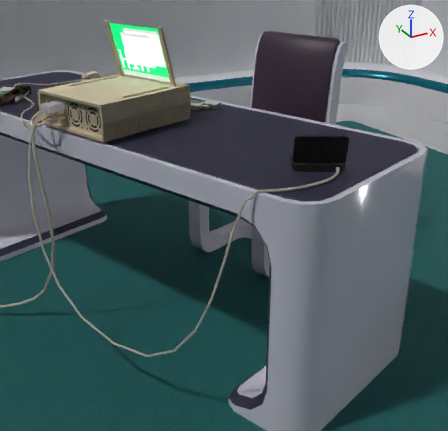
What one commit did to the glTF model data/environment/spaceship_lab_room/abandoned_spaceship_lab_room_bed.gltf.
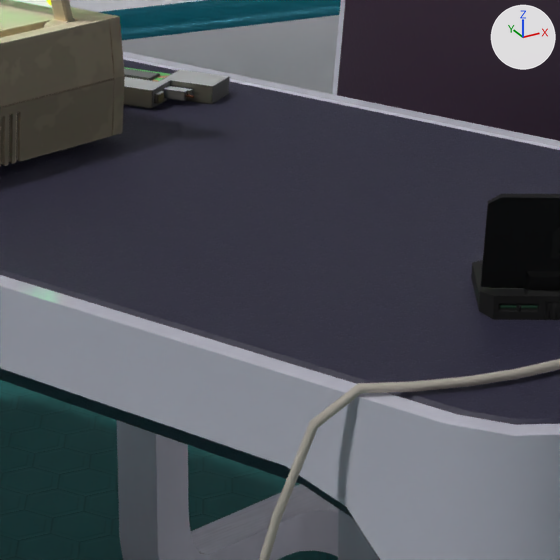
There are two pictures of each version: one from a 50 mm camera at (0.76, 0.195, 1.34) aimed at (1.625, 1.769, 0.554), one close up on the part from 35% to 70% of the width and 19% to 56% of the height. Lighting does not change. The marker at upper right points along +X, +Y and +Z. Where no turn or scale is listed for an object, it has been applied to the vertices.

The first close-up shows 'ChairBase.001', 'ElectronicPart', 'EthernetWire', 'PC_Box', 'Room', 'Tbale', 'body', 'lid'.
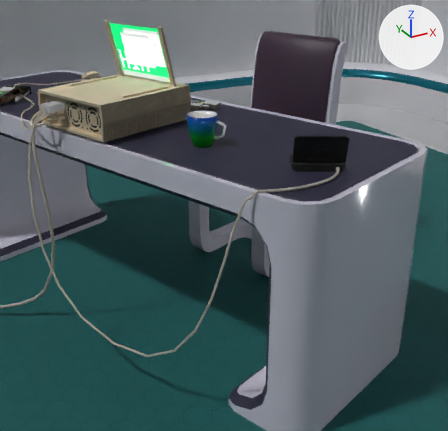
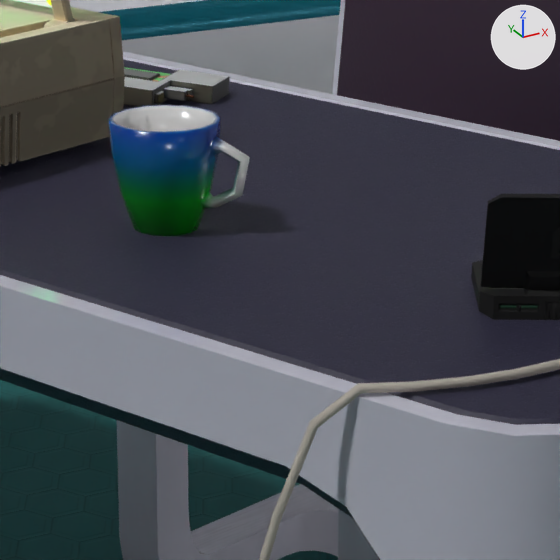
Commit message: added cups to Lab Room

Changed parts and their boxes (x1, y1, x2, y2) in the close-ups (560 x 560 px):
'Cup.Green.001', added: after (108, 105, 250, 236)

Edits to the bpy script that builds the scene:
```text
Add img_cup_green:
    img_cup_green = load_image('Cup_Green', 'Cup_Green.png', 128, 128, 'sRGB')
Add mat_tea:
    mat_tea = bpy.data.materials.new('Tea')
    # nodes: BsdfPrincipled, Math, Mix, OutputMaterial, VertexColor
    # colours: brown #4d2d00
Add mat_cup_green_tex:
    mat_cup_green_tex = bpy.data.materials.new('Cup.Green.Tex')
    # uses the picture img_cup_green
Add me_beziercurve_006_1:
    me_beziercurve_006_1.from_pydata(...)  # 153 vertices, 320 faces; spans x -0.0498..0.055, y -0.0633..0.0498, z 0.0..0.1
    # faces by material slot: [306, 14]
    me_beziercurve_006_1.materials.append(mat_cup_green_tex)
    me_beziercurve_006_1.materials.append(mat_tea)
Add ob_cup_green_001:
    ob_cup_green_001 = bpy.data.objects.new('Cup.Green.001', me_beziercurve_006_1)
    ob_cup_green_001.location = (1.62, 1.9, 0.75)
```
